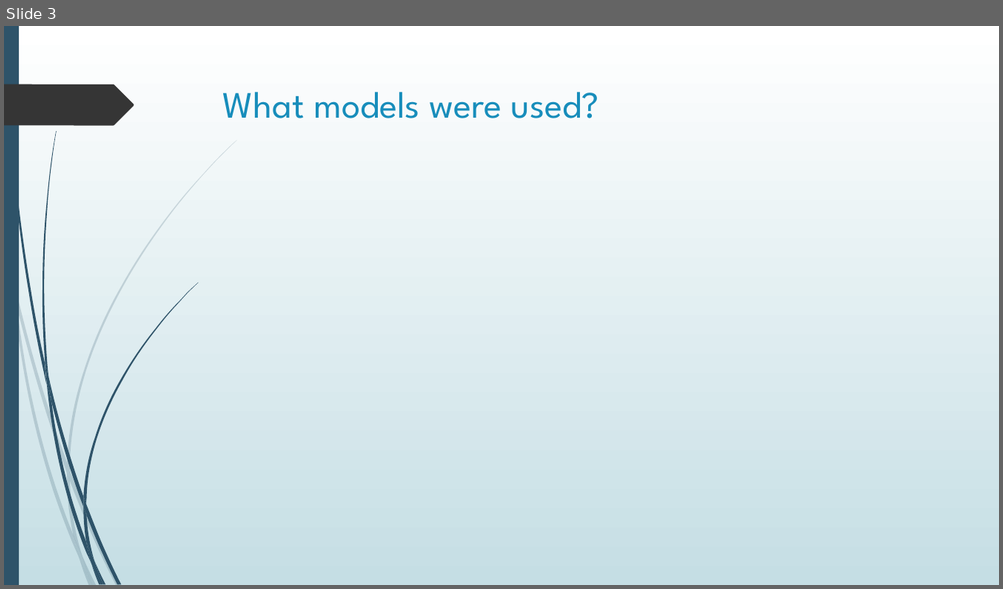
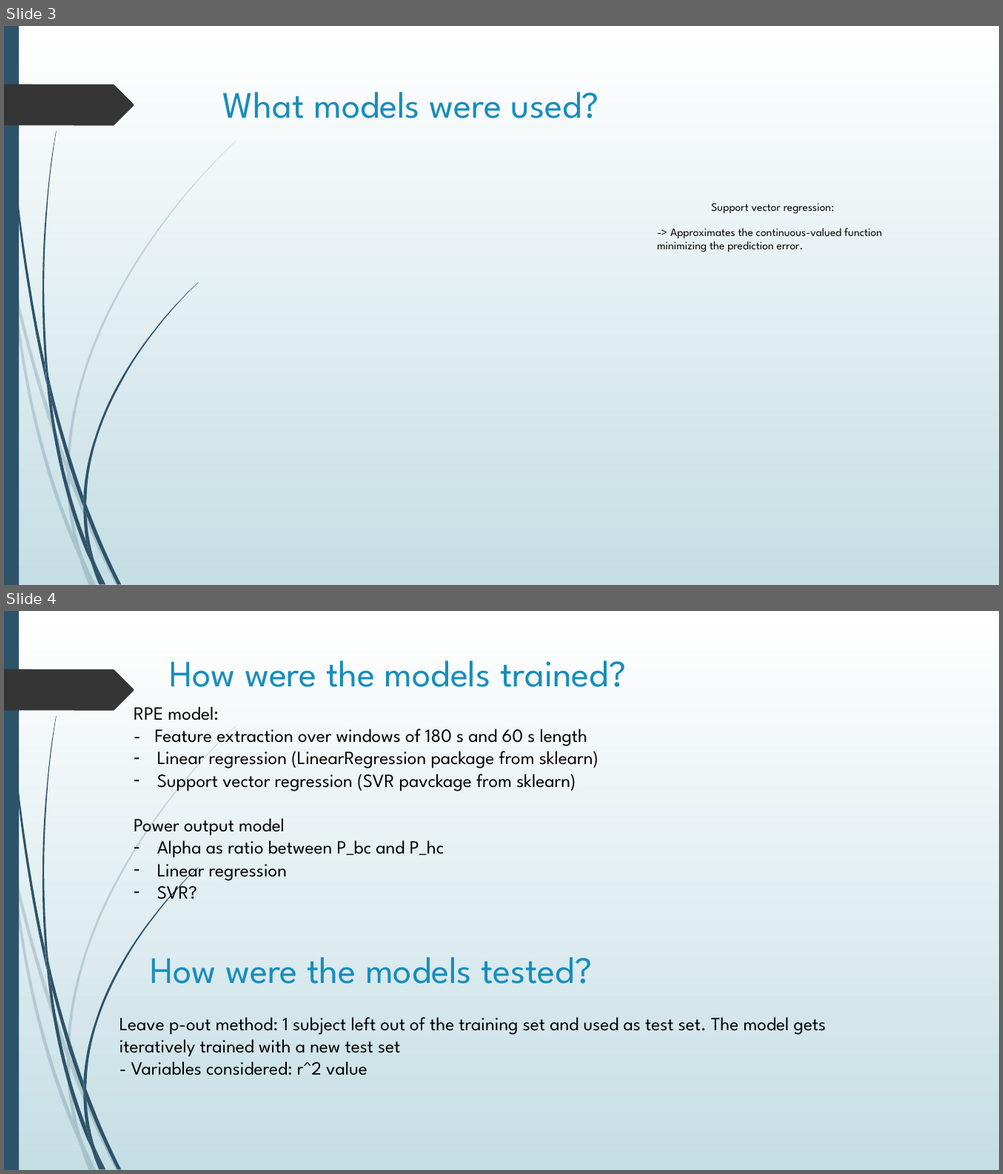
Before and after one commit to MadBerry42/Zwift, a slide deck: Models for handcycle Power output.pptx. Shown one above the other, each under a label of ours: slide 3 before the commit, slides 3 and 4 after it. The pictures are 1003x589 and 1003x1174 pixels, drawn with LibreOffice and Linux fonts; fonts in the diff are those of the drawing; grey boxes stand for pictures. Boxes give left, top, right and bottom in pixels: in the first picture for what was removed or moved away, otherwise in the second. Text is boxed around its words. In the diff, an @@ line names an element or a change of style, - is before the commit and + after.

```diff
--- a/Models for handcycle Power output.pptx
+++ b/Models for handcycle Power output.pptx
@@ slide 4 added at <box>4,611,999,1170</box>, background gradient #FFFFFF to #C5DEE5; not listed: 24 template elements that a slide beside it also shows @@
@@ title added at <box>169,661,626,687</box>, 36 pt, text #178DBB @@
+How were the models trained?
@@ text added at <box>134,706,598,905</box>, 18 pt, text #000000 @@
+RPE model:
+- Feature extraction over windows of 180 s and 60 s length
+– Linear regression (LinearRegression package from sklearn)
+– Support vector regression (SVR pavckage from sklearn)
+Power output model
+– Alpha as ratio between P_bc and P_hc
+– Linear regression
+– SVR?
@@ text added at <box>150,957,592,984</box>, 36 pt, text #178DBB @@
+How were the models tested?
@@ text added at <box>119,1017,826,1076</box>, 18 pt, text #000000 @@
+Leave p-out method: 1 subject left out of the training set and used as test set. The model gets iteratively trained with a new test set
+- Variables considered: r^2 value
@@ slide 3 changed as well @@
@@ text added at <box>711,203,834,214</box>, 11 pt, text #000000 @@
+Support vector regression:
@@ text added at <box>657,228,882,252</box>, 11 pt, text #000000 @@
+-> Approximates the continuous-valued function minimizing the prediction error.
```
Also in this commit, not shown: 11 other slides added, 9 slides removed.
